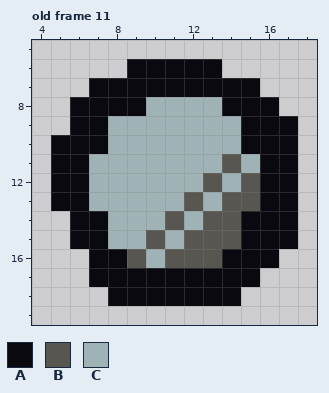
Two versions of one pixel-art file, lockdeck/assets/effects/effect template large.aseprite. The picture above is the old version.
24x24 pixels, 14 frames. Shown: old frame 11: x 4..18, y 5..19.
Visible layers, top first: "inline", "outline".
Palette (. is transparent): A #09090f  B #575651  C #9fb2b5
Pixels before, old frame 11, first column x 5:
 6 ....AAAAA....
 7 ..AAAAAAAAA..
 8 .AAAACCCCAAA.
 9 .AACCCCCCCAAA
10 AAACCCCCCCAAA
11 AACCCCCCCBCAA
12 AACCCCCCBCBAA
13 AACCCCCBCBBAA
14 .AACCCBCBBAAA
15 .AACCBCBBBAAA
16 ..AABCBBBAAA.
17 ..AAAAAAAAA..
18 ...AAAAAAA...
And afterwards:
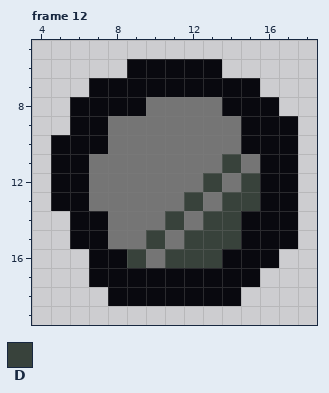
Colours new in this view: D #38423b
A new or re-ordered frame is compared with the old frame closest to it.
Change:
frames 14 -> 15
colour C: #9fb2b5 -> #757575
Frame 12 is new; against old frame 11, layer "inline":
y 11: x 14 B -> D
y 12: x 13 B -> D; x 15 B -> D
y 13: x 12 B -> D; x 14..15 BB -> DD
y 14: x 11 B -> D; x 13..14 BB -> DD
y 15: x 10 B -> D; x 12..14 BBB -> DDD
y 16: x 9 B -> D; x 11..13 BBB -> DDD
Where, in picture pixels (left, top, right, bottom), the same in both pictures:
changed: (89, 97, 260, 268)
